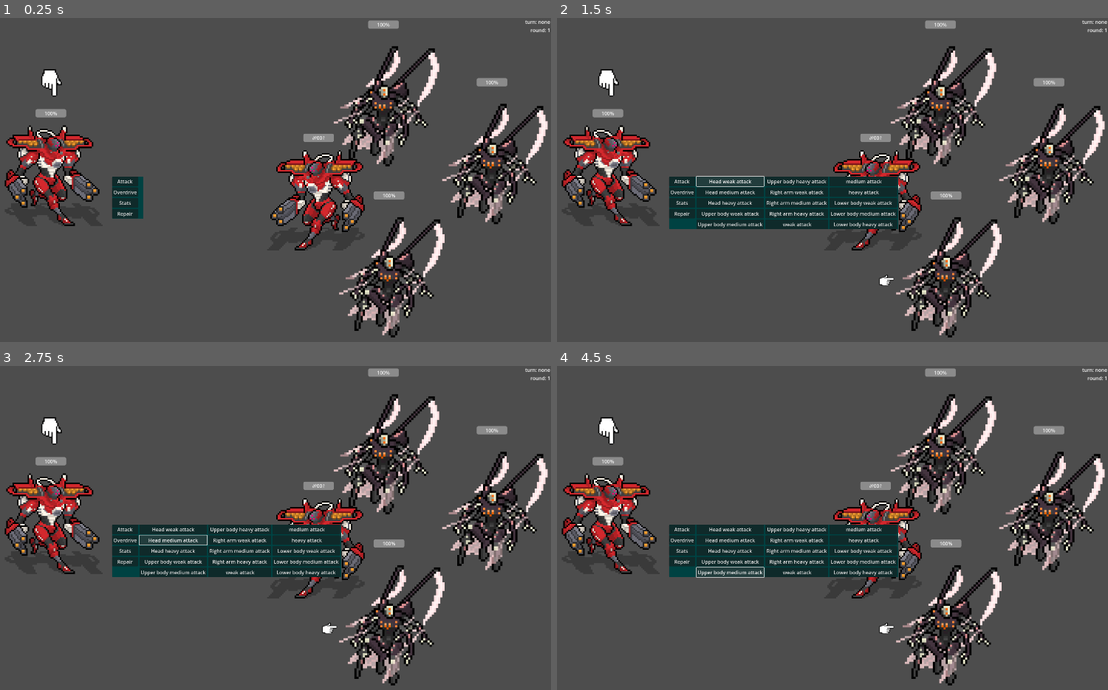
Above: before the commit, frames 1-4 (two rows, left to right).
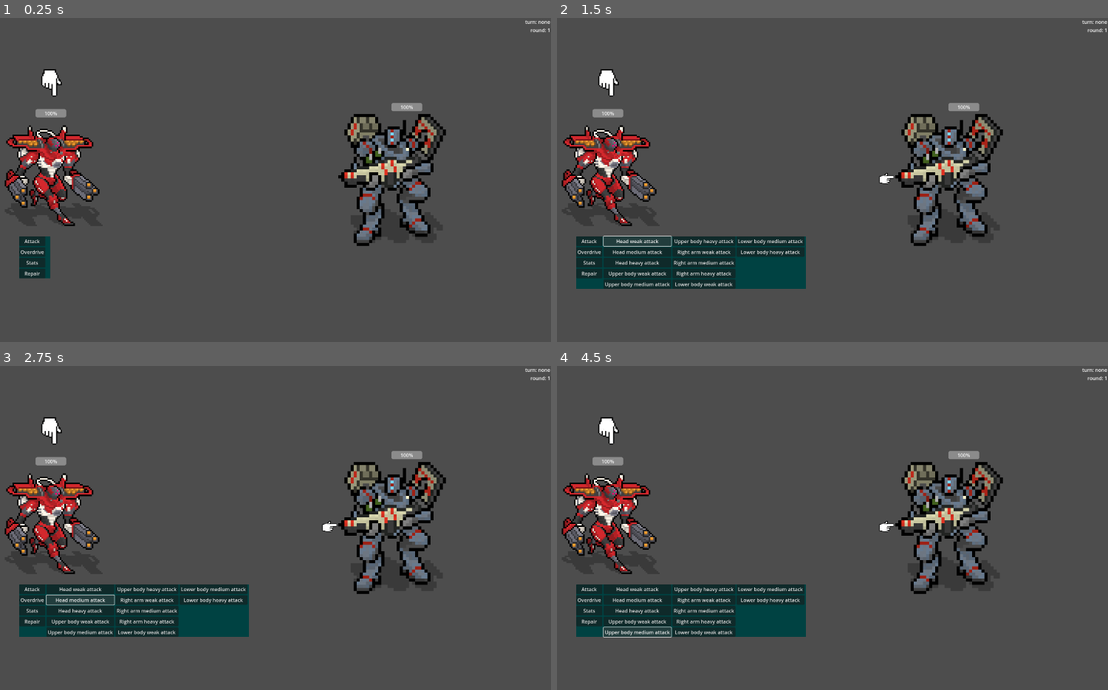
Above: after the commit, the same moments.

Repository: MaelvanDijk/Harvest
Game: Godot game, scene res://scenes/battle_scene.tscn
The game is run twice, just before and just after one commit, with the same random seed, the same clock (stepped at 60 frames per second) and the same inputs.
Inputs:
- Up to frame 1 (0.25 s): no input
- Up to frame 2 (1.5 s): click "Attack" at 0.5 s; click "Head weak attack" at 1.25 s
- Up to frame 3 (2.75 s): click "Head medium attack" at 2 s
- Up to frame 4 (4.5 s): click "Head heavy attack" at 2.75 s; click "Upper body weak attack" at 3.5 s; click "Upper body medium attack" at 4.25 s

The runs differ from the first frame. In frame 1, 15% of the frame differs, in the area x 3-100%, y 0-99%; in frame 2, 25%; in frame 3, 25%; in frame 4, 25%.

Commit message:
started work on basic enemy AI

Diff:
--- /dev/null
+++ b/src/scenes/NewEnemy.gd
@@ -0,0 +1 @@
+extends BattleUnit
--- /dev/null
+++ b/src/scenes/basic_enemy_1.tscn
@@ -0,0 +1,55 @@
+[gd_scene load_steps=12 format=3 uid="uid://obk3lpgpkc64"]
+
+[ext_resource type="Script" path="res://scenes/NewEnemy.gd" id="1_mthkp"]
+[ext_resource type="PackedScene" uid="uid://h0ukpxk0ltan" path="res://scenes/components/arm_component.tscn" id="2_aj3ah"]
+[ext_resource type="PackedScene" uid="uid://3yf7ibnshh7o" path="res://scenes/components/head_component.tscn" id="3_chdpx"]
+[ext_resource type="PackedScene" uid="uid://cvmpj5n7cvrec" path="res://scenes/components/health_component.tscn" id="4_oc750"]
+[ext_resource type="PackedScene" uid="uid://6q18igs0rq7x" path="res://scenes/components/lower_body_component.tscn" id="5_r2cnx"]
+[ext_resource type="PackedScene" uid="uid://br2ee6od7ur16" path="res://scenes/components/target_component.tscn" id="6_k3o7r"]
+[ext_resource type="PackedScene" uid="uid://b167a5lvnxcp2" path="res://scenes/components/upper_body_component.tscn" id="7_jfrgy"]
+[ext_resource type="PackedScene" uid="uid://cglivrp1c321m" path="res://scenes/components/mech_body_component.tscn" id="8_o6d1o"]
+[ext_resource type="Texture2D" uid="uid://dfuusy8tsxrit" path="res://Sprites/TEMP/GMS EVEREST SP-1.png" id="9_6idml"]
+[ext_resource type="Texture2D" uid="uid://cw5mtp6qf3vx8" path="res://Sprites/TEMP/hand_only.png" id="10_wophq"]
+[ext_resource type="Script" path="res://scripts/basic_enemy_ai.gd" id="11_iwve0"]
+
+[node name="BasicEnemy1" type="Node2D" node_paths=PackedStringArray("health_component", "mech_body_component", "unit_controller")]
+script = ExtResource("1_mthkp")
+health_component = NodePath("HealthComponent")
+mech_body_component = NodePath("MechBodyComponent")
+unit_faction = 2
+unit_controller = NodePath("AIControler")
+
+[node name="ArmComponent" parent="." instance=ExtResource("2_aj3ah")]
+
+[node name="HeadComponent" parent="." instance=ExtResource("3_chdpx")]
+
+[node name="HealthComponent" parent="." instance=ExtResource("4_oc750")]
+position = Vector2(0, -250)
+
+[node name="LowerBodyComponent" parent="." instance=ExtResource("5_r2cnx")]
+
+[node name="TargetComponent" parent="." instance=ExtResource("6_k3o7r")]
+
+[node name="UpperBodyComponent" parent="." instance=ExtResource("7_jfrgy")]
+
+[node name="MechBodyComponent" parent="." node_paths=PackedStringArray("head_component", "upper_body_component", "right_arm_component", "left_arm_component", "lower_body_component") instance=ExtResource("8_o6d1o")]
+head_component = NodePath("../HeadComponent")
+upper_body_component = NodePath("../UpperBodyComponent")
+right_arm_component = NodePath("../ArmComponent")
+left_arm_component = NodePath("../ArmComponent")
+lower_body_component = NodePath("../LowerBodyComponent")
+
+[node name="GmsEverestSp-1" type="Sprite2D" parent="."]
+scale = Vector2(-1, 1)
+texture = ExtResource("9_6idml")
+
+[node name="TurnSprite" type="Sprite2D" parent="."]
+visible = false
+position = Vector2(0, -288)
+rotation = 3.14048
+scale = Vector2(1.85593, 1.85593)
+texture = ExtResource("10_wophq")
+hframes = 14
+
+[node name="AIControler" type="Node" parent="."]
+script = ExtResource("11_iwve0")
--- a/src/scenes/battle_scene.tscn
+++ b/src/scenes/battle_scene.tscn
@@ -2,9 +2,9 @@
 
 [ext_resource type="Script" path="res://scripts/battle_scene.gd" id="1_3t2yw"]
 [ext_resource type="PackedScene" uid="uid://g1hmpj4ghbke" path="res://scenes/battle_unit_scene.tscn" id="2_ipmek"]
-[ext_resource type="PackedScene" uid="uid://30hee5p247n3" path="res://scenes/enemy_battle_scene.tscn" id="3_2bkef"]
 [ext_resource type="Script" path="res://scripts/debug/battle_debug_menu.gd" id="4_vrb7h"]
 [ext_resource type="Script" path="res://scripts/turn_manager.gd" id="5_spdwb"]
+[ext_resource type="PackedScene" uid="uid://obk3lpgpkc64" path="res://scenes/basic_enemy_1.tscn" id="6_y0fi6"]
 
 [node name="BattleScene" type="Node2D"]
 script = ExtResource("1_3t2yw")
@@ -35,24 +35,8 @@
 
 [node name="EnemyGroup" type="Node" parent="."]
 
-[node name="EnemyBattleScene" parent="EnemyGroup" instance=ExtResource("3_2bkef")]
-position = Vector2(1398, 855)
-speed = 10
-
-[node name="EnemyBattleScene2" parent="EnemyGroup" node_paths=PackedStringArray("health_component") instance=ExtResource("3_2bkef")]
-position = Vector2(1733, 486)
-health_component = NodePath("../EnemyBattleScene/HealthComponent")
-speed = 10
-
-[node name="EnemyBattleScene3" parent="EnemyGroup" node_paths=PackedStringArray("health_component") instance=ExtResource("3_2bkef")]
-position = Vector2(1380, 298)
-health_component = NodePath("../EnemyBattleScene/HealthComponent")
-speed = 10
-
-[node name="EnemyBattleScene4" parent="EnemyGroup" instance=ExtResource("2_ipmek")]
-position = Vector2(1161, 576)
-scale = Vector2(-1, 1)
-unit_faction = 2
+[node name="BasicEnemy1" parent="EnemyGroup" instance=ExtResource("6_y0fi6")]
+position = Vector2(1398, 523)
 
 [node name="PlayerGroup" type="Node" parent="."]
 
@@ -60,13 +44,4 @@
 position = Vector2(296, 496)
 
 [connection signal="round_ended" from="TurnManager" to="." method="_on_turn_manager_round_ended"]
-[connection signal="attack_player" from="EnemyGroup/EnemyBattleScene" to="." method="_on_enemy_battle_scene_attack_player"]
-[connection signal="combatant_destroyed" from="EnemyGroup/EnemyBattleScene" to="." method="_on_enemy_battle_scene_combatant_destroyed"]
-[connection signal="turn_ended" from="EnemyGroup/EnemyBattleScene" to="." method="_on_enemy_battle_scene_turn_ended"]
-[connection signal="attack_player" from="EnemyGroup/EnemyBattleScene2" to="." method="_on_enemy_battle_scene_attack_player"]
-[connection signal="combatant_destroyed" from="EnemyGroup/EnemyBattleScene2" to="." method="_on_enemy_battle_scene_combatant_destroyed"]
-[connection signal="turn_ended" from="EnemyGroup/EnemyBattleScene2" to="." method="_on_enemy_battle_scene_turn_ended"]
-[connection signal="attack_player" from="EnemyGroup/EnemyBattleScene3" to="." method="_on_enemy_battle_scene_attack_player"]
-[connection signal="combatant_destroyed" from="EnemyGroup/EnemyBattleScene3" to="." method="_on_enemy_battle_scene_combatant_destroyed"]
-[connection signal="turn_ended" from="EnemyGroup/EnemyBattleScene3" to="." method="_on_enemy_battle_scene_turn_ended"]
 [connection signal="deal_total_damage" from="PlayerGroup/PlayerBattleScene" to="." method="_on_player_battle_scene_deal_total_damage"]
--- a/src/scenes/battle_unit_scene.tscn
+++ b/src/scenes/battle_unit_scene.tscn
@@ -1,20 +1,22 @@
-[gd_scene load_steps=11 format=3 uid="uid://g1hmpj4ghbke"]
+[gd_scene load_steps=12 format=3 uid="uid://g1hmpj4ghbke"]
 
 [ext_resource type="Script" path="res://scripts/battle_unit_scene.gd" id="1_k00rm"]
 [ext_resource type="PackedScene" uid="uid://cvmpj5n7cvrec" path="res://scenes/components/health_component.tscn" id="2_7xxjy"]
 [ext_resource type="Texture2D" uid="uid://by50o11reaub1" path="res://Sprites/TEMP/SSC MONARCH.png" id="3_smeih"]
 [ext_resource type="Texture2D" uid="uid://cw5mtp6qf3vx8" path="res://Sprites/TEMP/hand_only.png" id="5_1313j"]
+[ext_resource type="PackedScene" uid="uid://cglivrp1c321m" path="res://scenes/components/mech_body_component.tscn" id="6_8qryk"]
 [ext_resource type="PackedScene" uid="uid://cvtuxrhjy23ib" path="res://scenes/battle_menu.tscn" id="7_1vv7i"]
-[ext_resource type="Script" path="res://scripts/mech_body_component.gd" id="8_c8jqv"]
 [ext_resource type="PackedScene" uid="uid://h0ukpxk0ltan" path="res://scenes/components/arm_component.tscn" id="8_q8mji"]
 [ext_resource type="PackedScene" uid="uid://6q18igs0rq7x" path="res://scenes/components/lower_body_component.tscn" id="9_gr5mx"]
 [ext_resource type="PackedScene" uid="uid://b167a5lvnxcp2" path="res://scenes/components/upper_body_component.tscn" id="10_bdhmb"]
+[ext_resource type="PackedScene" uid="uid://br2ee6od7ur16" path="res://scenes/components/target_component.tscn" id="10_n0jd6"]
 [ext_resource type="PackedScene" uid="uid://3yf7ibnshh7o" path="res://scenes/components/head_component.tscn" id="11_rbodc"]
 
-[node name="BattleUnitScene" type="Node2D" node_paths=PackedStringArray("health_component", "righ_arm_component")]
+[node name="BattleUnitScene" type="Node2D" node_paths=PackedStringArray("health_component", "mech_body_component", "unit_controller")]
 script = ExtResource("1_k00rm")
 health_component = NodePath("HealthComponent")
-righ_arm_component = NodePath("MechBodyComponent/RightArmComponent")
+mech_body_component = NodePath("MechBodyComponent")
+unit_controller = NodePath("BattleMenu")
 
 [node name="HealthComponent" parent="." instance=ExtResource("2_7xxjy")]
 position = Vector2(-56, -203)
@@ -33,34 +35,27 @@
 hframes = 14
 
 [node name="BattleMenu" parent="." instance=ExtResource("7_1vv7i")]
-visible = false
-offset_left = 196.0
-offset_top = 21.0
-offset_right = 196.0
-offset_bottom = 21.0
+offset_left = -106.0
+offset_top = 216.0
+offset_right = -106.0
+offset_bottom = 216.0
 
-[node name="MechBodyComponent" type="Node2D" parent="." node_paths=PackedStringArray("head_component", "upper_body_component", "right_arm_component", "left_arm_component", "lower_body_component")]
-script = ExtResource("8_c8jqv")
-head_component = NodePath("HeadComponent")
-upper_body_component = NodePath("UpperBodyComponent")
-right_arm_component = NodePath("RightArmComponent")
-left_arm_component = NodePath("LeftArmComponent")
-lower_body_component = NodePath("LowerBodyComponent")
+[node name="MechBodyComponent" parent="." node_paths=PackedStringArray("head_component", "upper_body_component", "right_arm_component", "left_arm_component", "lower_body_component") instance=ExtResource("6_8qryk")]
+head_component = NodePath("../HeadComponent")
+upper_body_component = NodePath("../UpperBodyComponent")
+right_arm_component = NodePath("../ArmComponent")
+left_arm_component = NodePath("../ArmComponent")
+lower_body_component = NodePath("../LowerBodyComponent")
 
-[node name="RightArmComponent" parent="MechBodyComponent" instance=ExtResource("8_q8mji")]
-position = Vector2(-207, -41)
+[node name="ArmComponent" parent="." instance=ExtResource("8_q8mji")]
 
-[node name="LeftArmComponent" parent="MechBodyComponent" instance=ExtResource("8_q8mji")]
-position = Vector2(-207, -41)
-arm_type = 1
+[node name="HeadComponent" parent="." instance=ExtResource("11_rbodc")]
 
-[node name="LowerBodyComponent" parent="MechBodyComponent" instance=ExtResource("9_gr5mx")]
+[node name="LowerBodyComponent" parent="." instance=ExtResource("9_gr5mx")]
 
-[node name="UpperBodyComponent" parent="MechBodyComponent" instance=ExtResource("10_bdhmb")]
+[node name="TargetComponent" parent="." instance=ExtResource("10_n0jd6")]
 
-[node name="HeadComponent" parent="MechBodyComponent" instance=ExtResource("11_rbodc")]
-
-[node name="AIControler" type="Node" parent="."]
+[node name="UpperBodyComponent" parent="." instance=ExtResource("10_bdhmb")]
 
 [connection signal="health_depleted" from="HealthComponent" to="." method="_on_health_component_health_depleted"]
 [connection signal="action_and_target_selected" from="BattleMenu" to="." method="_on_battle_menu_action_and_target_selected"]
--- /dev/null
+++ b/src/scenes/components/mech_body_component.tscn
@@ -0,0 +1,28 @@
+[gd_scene load_steps=6 format=3 uid="uid://cglivrp1c321m"]
+
+[ext_resource type="Script" path="res://scripts/mech_body_component.gd" id="1_n2op6"]
+[ext_resource type="PackedScene" uid="uid://h0ukpxk0ltan" path="res://scenes/components/arm_component.tscn" id="2_y6713"]
+[ext_resource type="PackedScene" uid="uid://6q18igs0rq7x" path="res://scenes/components/lower_body_component.tscn" id="3_lpn3v"]
+[ext_resource type="PackedScene" uid="uid://b167a5lvnxcp2" path="res://scenes/components/upper_body_component.tscn" id="4_1mqbc"]
+[ext_resource type="PackedScene" uid="uid://3yf7ibnshh7o" path="res://scenes/components/head_component.tscn" id="5_kcnm3"]
+
+[node name="MechBodyComponent" type="Node2D" node_paths=PackedStringArray("head_component", "upper_body_component", "right_arm_component", "left_arm_component", "lower_body_component")]
+script = ExtResource("1_n2op6")
+head_component = NodePath("")
+upper_body_component = NodePath("")
+right_arm_component = NodePath("")
+left_arm_component = NodePath("")
+lower_body_component = NodePath("")
+
+[node name="RightArmComponent" parent="." instance=ExtResource("2_y6713")]
+position = Vector2(-207, -41)
+
+[node name="LeftArmComponent" parent="." instance=ExtResource("2_y6713")]
+position = Vector2(-207, -41)
+arm_type = 1
+
+[node name="LowerBodyComponent" parent="." instance=ExtResource("3_lpn3v")]
+
+[node name="UpperBodyComponent" parent="." instance=ExtResource("4_1mqbc")]
+
+[node name="HeadComponent" parent="." instance=ExtResource("5_kcnm3")]
--- /dev/null
+++ b/src/scripts/basic_enemy_ai.gd
@@ -0,0 +1,33 @@
+extends Node
+
+@export var unit_class:UNIT_CLASS_TYPES
+
+@onready var health_component := $"../HealthComponent"
+
+# TODO: Maybe derive from mechbody
+enum UNIT_CLASS_TYPES {
+	SOLDIER, # Balanced
+	BERSEKER, # Always attacks
+	MEDIC # Heals more and others
+}
+
+func make_active():
+	_choose_strategy()
+
+func _choose_strategy():
+	health_component.current_health
+
+
+func _normal_attack():
+	pass
+
+func _repair_self():
+	pass
+
+
+func _repair_other():
+	pass
+
+
+func _use_overdrive():
+	pass
--- a/src/scripts/battle_menu.gd
+++ b/src/scripts/battle_menu.gd
@@ -1,4 +1,5 @@
 extends Control
+class_name BattleMenu
 
 var is_active := false
 var max_horizontal_buttons := 5
--- a/src/scripts/battle_unit_scene.gd
+++ b/src/scripts/battle_unit_scene.gd
@@ -2,31 +2,21 @@
 class_name BattleUnit
 
 @export var health_component: HealthComponent
-@export var righ_arm_component: ArmComponent
+@export var mech_body_component: MechBodyComponent
 @export var speed:int
 @export var unit_faction:UNIT_FACTIONS
+@export var unit_controller: Node
 
 @onready var turn_sprite := $TurnSprite
 @onready var battle_menu := $BattleMenu
-@onready var ai_controller := $AI_Controller
-
-@onready var mech_body_component := $MechBodyComponent
+@onready var ai_controller := $AIController
 
 enum UNIT_FACTIONS {PLAYER, ALLY, ENEMY}
 
-var unit_controller:Node
 var is_turn_active = false
 
 signal deal_total_damage(amount)
 signal player_turn_ended
-
-func _ready():
-	if unit_faction == UNIT_FACTIONS.PLAYER:
-		unit_controller = battle_menu
-		unit_controller.visible=true
-	elif unit_faction == UNIT_FACTIONS.ENEMY:
-		unit_controller = ai_controller
-
 
 func play_turn():
 	print("playing turn")
--- a/src/scripts/health_component.gd
+++ b/src/scripts/health_component.gd
@@ -3,11 +3,28 @@
 
 @onready var health_bar = $BoxContainer/HealthBar
 
+@export var max_health := 1000:
+	set(val):
+		pass
+	get:
+		return max_health
+
+var current_health := max_health
+
+
 signal health_depleted
+
 
 func damage(value:int):
 	"""Handles all damage calls"""
-	health_bar.value -= value
+	var change_health_bar_amount
 
-	if health_bar.value <= 0:
+	change_health_bar_amount = value / max_health * 100
+	_change_health_bar(change_health_bar_amount)
+
+	if current_health <= 0:
 		health_depleted.emit()
+
+
+func _change_health_bar(amount:float):
+	health_bar.value -= amount
--- a/src/scripts/mech_body_component.gd
+++ b/src/scripts/mech_body_component.gd
@@ -1,4 +1,5 @@
 extends Node2D
+class_name MechBodyComponent
 
 @export var head_component:HeadComponent
 @export var upper_body_component:UpperBodyComponent
